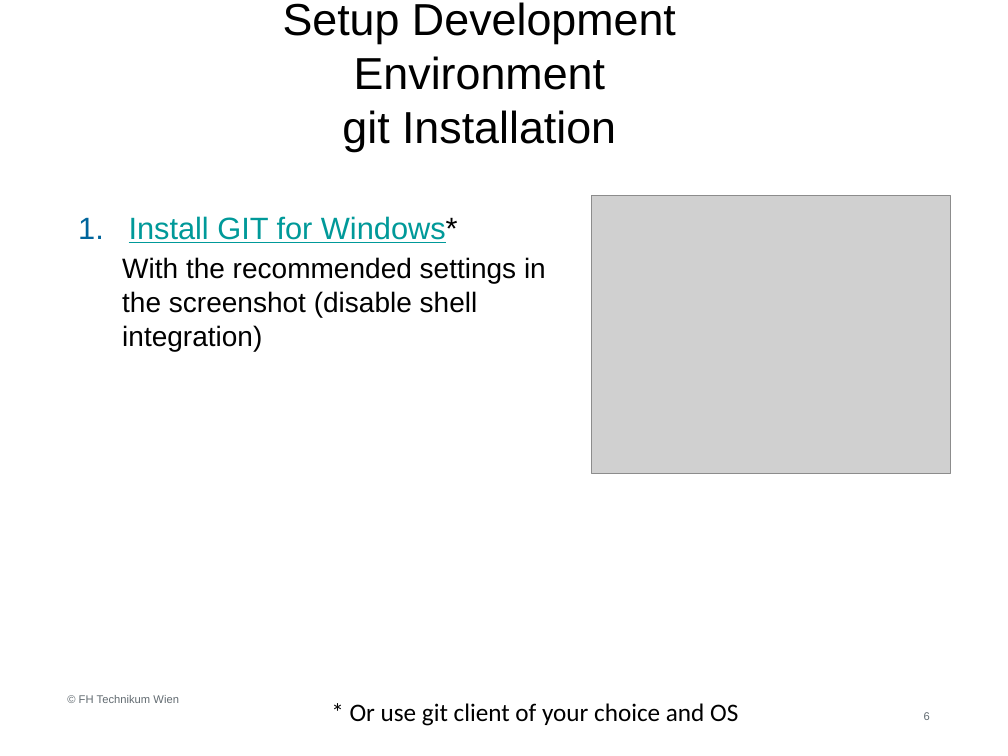
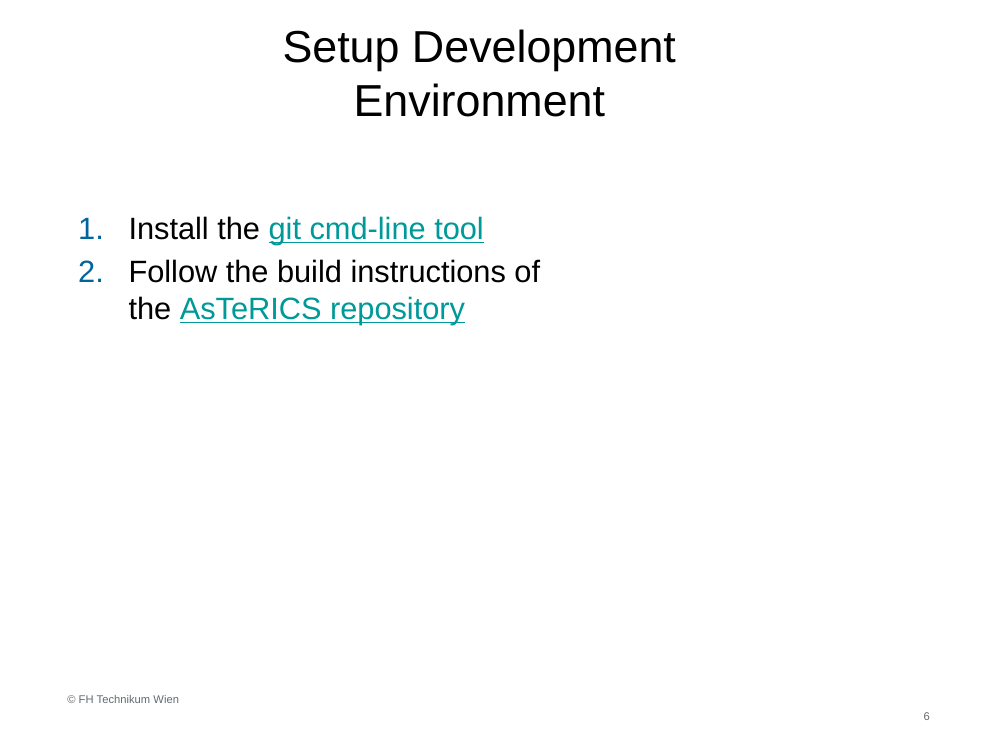
Before and after one commit to asterics/AsTeRICS, a slide deck: slide 6 of Documentation/AsTeRICS Plugin Development.pptx. Drawn at 1008x756 pixels with LibreOffice and Linux fonts; fonts in the diff are those of the drawing; grey boxes stand for pictures; background and template pictures are left out. Boxes give left, top, right and bottom in pixels: in the first picture for what was removed or moved away, otherwise in the second. Text is boxed around its words. In the diff, an @@ line names an element or a change of style, - is before the commit and + after.

Commit message:
changed instructions for setting up development environment

```diff
--- a/Documentation/AsTeRICS Plugin Development.pptx
+++ b/Documentation/AsTeRICS Plugin Development.pptx
@@ title at [283, 29, 676, 117]: text changed @@
-Setup Development Environment
-git Installation
+Setup Development Environment
@@ picture removed at [592, 196, 951, 474] @@
@@ text at [129, 216, 540, 324]: text changed; size 20 to 22 pt @@
-1. Install GIT for Windows*
-  With the recommended settings in the screenshot (disable shell integration)
+1. Install the git cmd-line tool
+2. Follow the build instructions of the AsTeRICS repository
@@ text removed at [350, 703, 738, 726] @@
-* Or use git client of your choice and OS
```
Also in this commit, not shown: 1 other slide changed, 2 slides removed, 1 other file.
